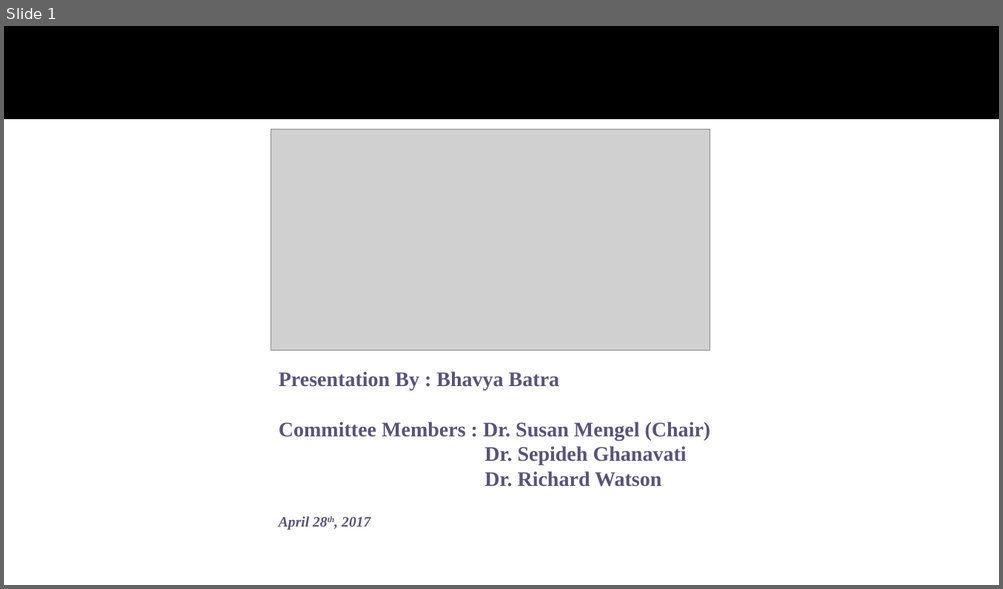
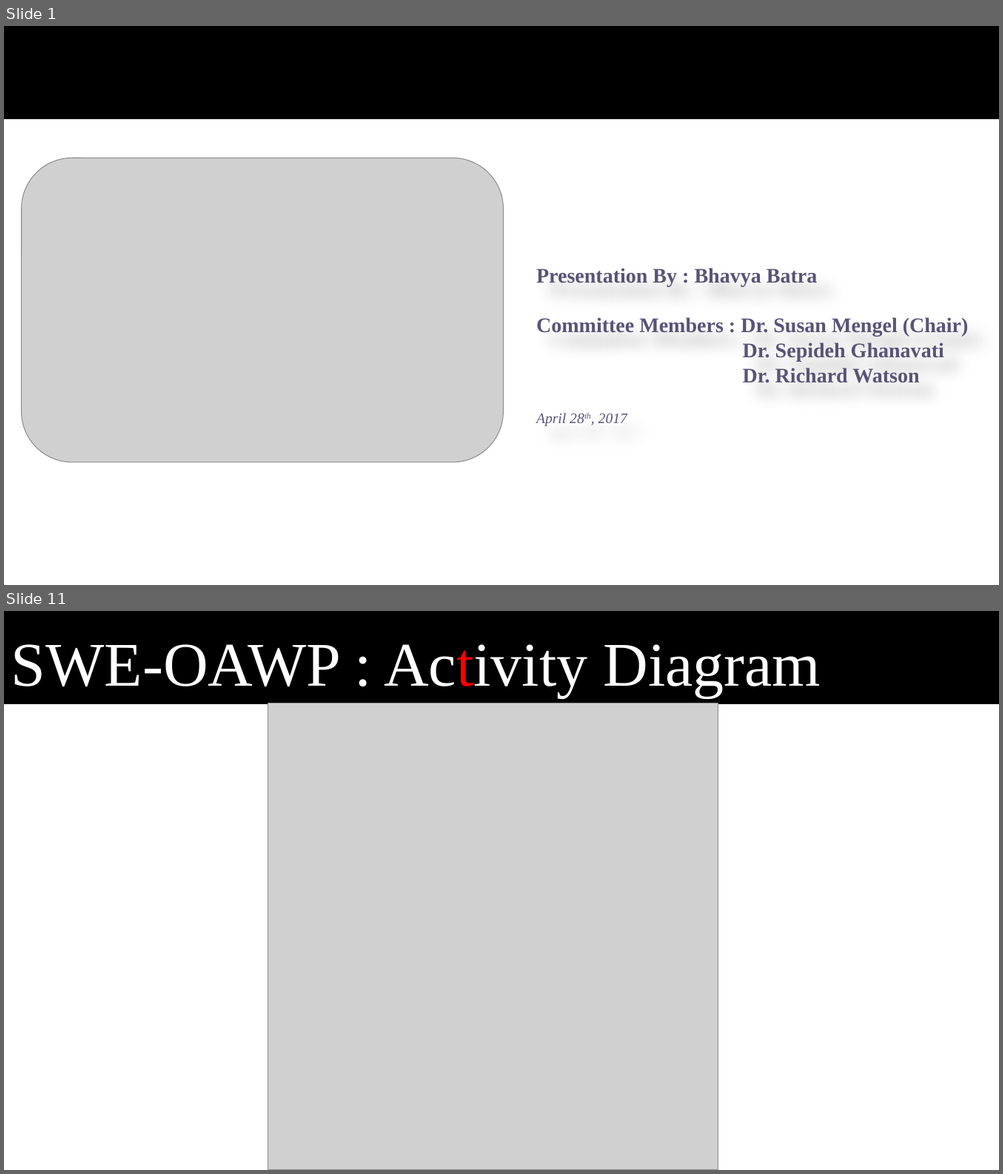
Before and after one commit to bhavyabatra/SWEN_Dynamo, a slide deck: Documentation/Master's Defense Presentation.pptx. Shown one above the other, each under a label of ours: slide 1 before the commit, slides 1 and 11 after it; the slides between them are not shown. The pictures are 1003x589 and 1003x1174 pixels, drawn with LibreOffice and Linux fonts; fonts in the diff are those of the drawing; grey boxes stand for pictures; background and template pictures are left out. Boxes give left, top, right and bottom in pixels: in the first picture for what was removed or moved away, otherwise in the second. Text is boxed around its words. In the diff, an @@ line names an element or a change of style, - is before the commit and + after.

```diff
--- a/Documentation/Master's Defense Presentation.pptx
+++ b/Documentation/Master's Defense Presentation.pptx
@@ slide 11 added at (4,611,999,1170), background #FFFFFF; not listed: 1 template element that a slide beside it also shows @@
@@ text added at (11,644,821,698), 60 pt, text #FFFFFF @@
+SWE-OAWP : Activity Diagram
@@ picture added at (268,703,718,1170) @@
@@ slide 1 changed as well @@
@@ picture: place and size @@
-picture at (271,129,711,351)
+picture at (21,158,504,463)
@@ subtitle "Presentation By : Bhavya Batra": place and size @@
-subtitle "Presentation By : Bhavya Batra" at (279,372,711,530)
+subtitle "Presentation By : Bhavya Batra" at (536,268,968,426)
@@ subtitle at (536,413,627,426): bold off in "April 28th, 2017" @@
```
Also in this commit, not shown: 29 other slides added, 1 slide removed.
